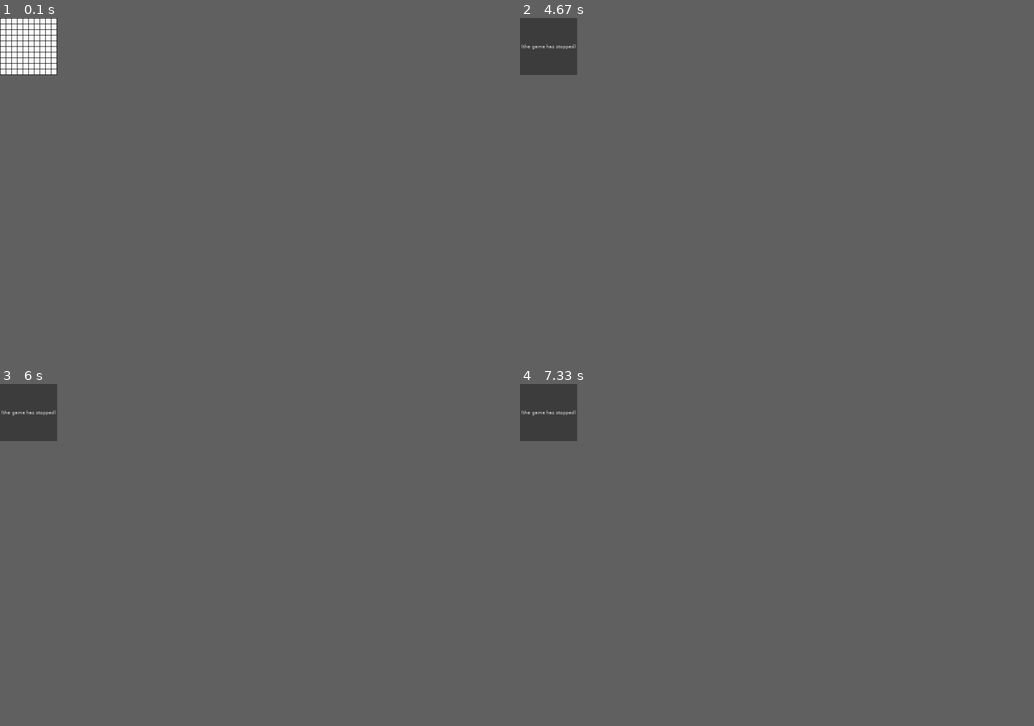
Above: before the commit, frames 1-4 (two rows, left to right).
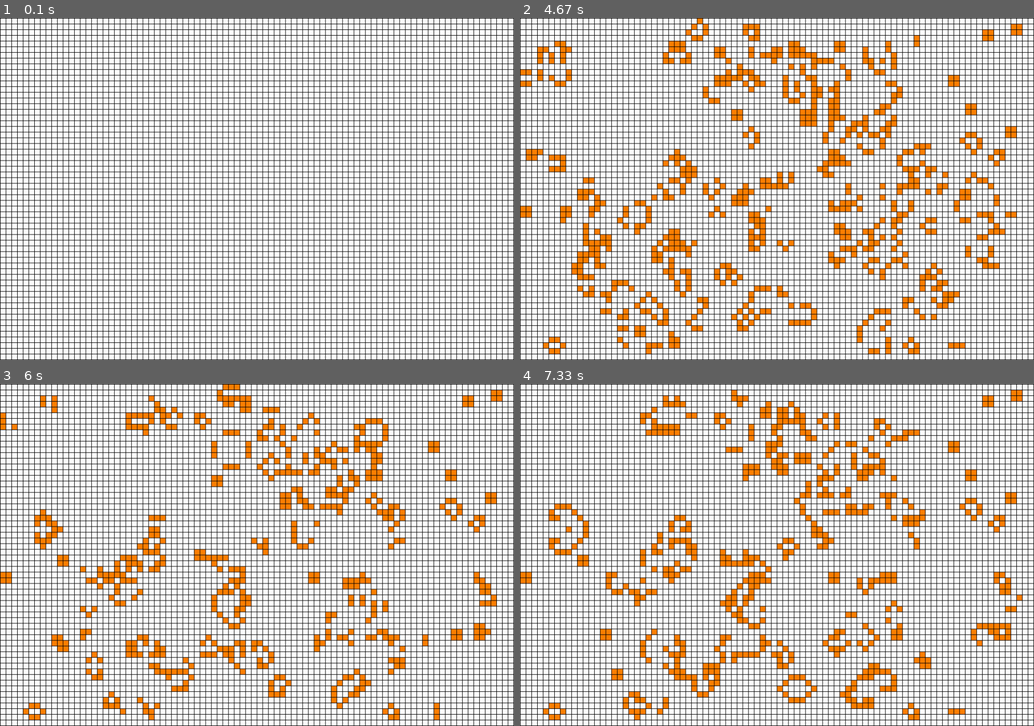
Above: after the commit, the same moments.

Repository: mikekutzma/pygame_games
Game: pygame game, started from life.py
Same seed, same stepped clock (60 frames per second), same inputs: the game is played once before the commit and once after it.
Inputs (mouse positions are in pixels of both pictures, inside the frame that each line leads up to):
- Up to frame 1 (0.1 s): no input
- Up to frame 2 (4.67 s): tap R at 0.33 s; tap Space at 0.67 s; hold Up 1-1.47 s; move the mouse to (653, 192) at 1.03 s; hold Up 1.93-2.37 s; hold Down 2.4-2.8 s; hold Up 2.83-3.25 s; hold Down 3.28-3.68 s; move the mouse to (854, 69) at 4.17 s; click (854, 69) at 4.38 s
- Up to frame 3 (6 s): hold Down 4.73-5.18 s; hold Up 5.22-5.72 s
- Up to frame 4 (7.33 s): tap Space at 6.27 s; click (643, 428) at 6.95 s
In our replay, the window is 100x100 before the commit and 900x600 after it. These sizes can differ from the game's own. Grey fills any space a smaller window leaves; there, only what the larger window draws over its background counts as a difference.

The runs differ from the first frame. In frame 1, 33% of the frame differs, in the area x 0-100%, y 0-100%; in frame 2, 43%; in frame 3, 41%; in frame 4, 42%.
Error before the commit: IndexError: index 58 is out of bounds for axis 0 with size 10 (life.py line 81); the game stopped at 4.4 s (later frames are placeholders)

Commit message:
add/fix random tiling

Diff:
--- a/life.py
+++ b/life.py
@@ -30,8 +30,8 @@
 speed = 5.0
 inc = 1.0
 
-numrows = 10
-numcols = 10
+numrows = 60
+numcols = 90
 
 sizevert = margin + ((margin + height) * numrows)
 sizehorz = margin + ((margin + width) * numcols)
@@ -48,7 +48,7 @@
     return grid
 
 def grid_init_rand():
-    grid = np.random.random((numrows,numcols))
+    grid = np.floor(np.random.random((numrows,numcols))*2).astype(int)
     return grid
 
 def get_neighbors(grid,x,y):
